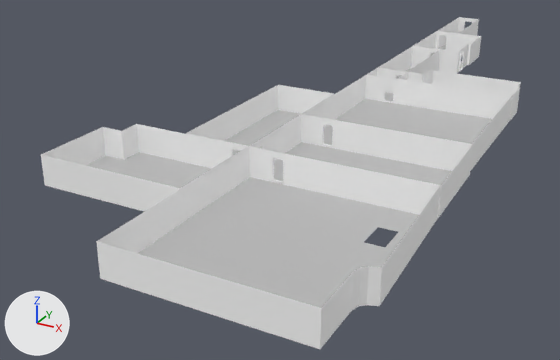
One commit to the FBX model Assets/Models/WIP_hall1.fbx: the scene before it, then after it.
One viewpoint serves both versions: a camera (50 mm lens) standing at (35.6, -125.6, 31.2) and looking at (-6.8, -48.5, -7.3). Arrows for +X, +Y and +Z are at lower left; the lights stay in place. Where no turn or scale is listed for an object, it has been applied to the vertices.

The older version as bpy lines, for what is in view:
```python
me_mesh = bpy.data.meshes.new('Mesh')
me_mesh.from_pydata(...)  # 120 vertices, 120 faces; spans x -0.66..0.66, y -0.12..0.12, z -1.24..1.24
me_mesh.materials.append(mat_hall1_hall1texture)  # white #ffffff
me_mesh_001 = bpy.data.meshes.new('Mesh.001')
me_mesh_001.from_pydata(...)  # 120 vertices, 120 faces; spans x -0.66..0.66, y -0.14..0.14, z -1.24..1.24
me_mesh_001.materials.append(mat_hall1_hall1texture)  # white #ffffff
me_mesh_002 = bpy.data.meshes.new('Mesh.002')
me_mesh_002.from_pydata(...)  # 668 vertices, 521 faces; spans x -18.5..18.6, y -86.6..6.1, z 0.0..3.3
me_mesh_002.materials.append(mat_hall1_hall1texture)  # white #ffffff
me_mesh_003 = bpy.data.meshes.new('Mesh.003')
me_mesh_003.from_pydata(...)  # 133 vertices, 70 faces; spans x -18.5..18.6, y -86.6..6.1, z 0.0
me_mesh_003.materials.append(mat_floor)  # grey #bcbcbc
ob_hall1_polysurface51 = bpy.data.objects.new('HALL1:polySurface51', me_mesh)
ob_hall1_polysurface51.location = (1.45, -52.55, 1.42)
ob_hall1_polysurface58 = bpy.data.objects.new('HALL1:polySurface58', me_mesh_001)
ob_hall1_polysurface58.location = (1.45, -63.85, 1.42)
ob_polysurface12 = bpy.data.objects.new('polySurface12', me_mesh_002)
ob_polysurface12.location = (0.0, 0.0, 0.0)
ob_polysurface13 = bpy.data.objects.new('polySurface13', me_mesh_003)
ob_polysurface13.location = (0.0, 0.0, 0.0)
```
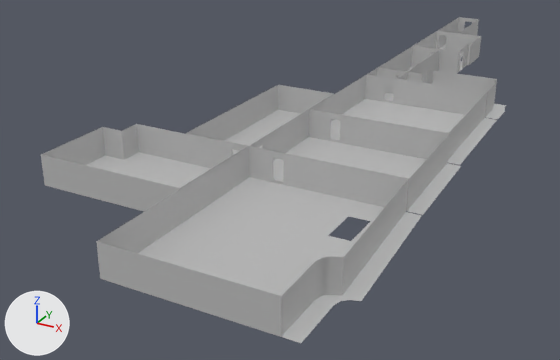
Patch to the scene script:
```diff
--- a/Assets/Models/WIP_hall1.fbx.py
+++ b/Assets/Models/WIP_hall1.fbx.py
@@ me_mesh_003 @@
 # used by ob_polysurface13; location = (0.0, 0.0, 0.0)
-me_mesh_003.from_pydata(...)  # 133 vertices, 70 faces; spans x -18.5..18.6, y -86.6..6.1, z 0.0
+me_mesh_003.from_pydata(...)  # 133 vertices, 70 faces; spans x -18.5..17.2, y -86.6..6.1, z 0.0
+# me_mesh_003 part 6: 26 of 133 vertices moved; they spanned x -1.8..18.6, y -86.6..-28.2, z 0.0 and now span x -1.8..17.2, y -86.6..-28.2, z 0.0; mean shift (-1.3, 0.6, 0.0); largest move (13.7, -68.0, 0.0) -> (10.6, -67.3, 0.0)
 me_mesh_003.materials.append(mat_floor)
@@ me_mesh_002 @@
 # used by ob_polysurface12; location = (0.0, 0.0, 0.0)
-me_mesh_002.from_pydata(...)  # 668 vertices, 521 faces; spans x -18.5..18.6, y -86.6..6.1, z 0.0..3.3
-me_mesh_002.materials.append(mat_hall1_hall1texture)  # white #ffffff
+me_mesh_002.from_pydata(...)  # 668 vertices, 521 faces; spans x -18.5..15.7, y -86.6..6.1, z 0.0..3.3
+# me_mesh_002 part 1: all 54 vertices in x 17.1..18.6, y -86.6..-61.1, z 0.0..3.3 are moved by (-3.0, 0.0, 0.0)
+# me_mesh_002 part 2: all 30 vertices in x 16.6..17.0, y -34.4..-28.2, z 0.0..3.3 are moved by (-3.0, 0.0, 0.0)
+# me_mesh_002 part 3: all 12 vertices in x 17.3..17.5, y -52.6..-52.5, z 0.0..3.3 are moved by (-3.0, 1.9, 0.0)
+# me_mesh_002 part 4: all 46 vertices in x -1.8..2.4, y -52.6..-52.5, z 0.0..3.3 are moved by (0.0, 1.9, 0.0)
+# me_mesh_002 part 5: edges marked sharp go from 351 to 317
+me_mesh_002.materials.append(mat_floor)  # grey #bcbcbc
@@ ob_hall1_polysurface51 @@
-ob_hall1_polysurface51 = bpy.data.objects.new('HALL1:polySurface51', me_mesh)
-ob_hall1_polysurface51.location = (1.45, -52.55, 1.42)
@@ ob_hall1_polysurface58 @@
-ob_hall1_polysurface58 = bpy.data.objects.new('HALL1:polySurface58', me_mesh_001)
-ob_hall1_polysurface58.location = (1.45, -63.85, 1.42)
```

Boxes (x1, y1, x2, y2) around the edits, measured in the pictures (560 x 360 px; the box of a moved part takes in the faces that stretch with it):
'polySurface12', recoloured, reshaped, shading changed (white to grey): before (41, 17, 521, 349); after (41, 17, 497, 337)
'polySurface13', reshaped: before (86, 44, 492, 308); after (86, 44, 506, 343)
'HALL1:polySurface58', deleted: before (272, 158, 284, 183)
'HALL1:polySurface51', deleted: before (322, 124, 333, 146)
part 1 of me_mesh_002, moved or reshaped: before (141, 154, 450, 349); after (141, 154, 418, 337)
part 2 of me_mesh_002, moved or reshaped: before (395, 70, 521, 121); after (395, 70, 497, 117)
part 3 of me_mesh_002, moved or reshaped: before (335, 97, 512, 206); after (343, 93, 487, 200)
part 4 of me_mesh_002, moved or reshaped: before (264, 75, 366, 160); after (264, 75, 366, 161)
part 5 of me_mesh_002, shading changed: (41, 17, 481, 293) in both
part 6 of me_mesh_003, moved or reshaped: before (180, 99, 492, 308); after (180, 99, 506, 343)
